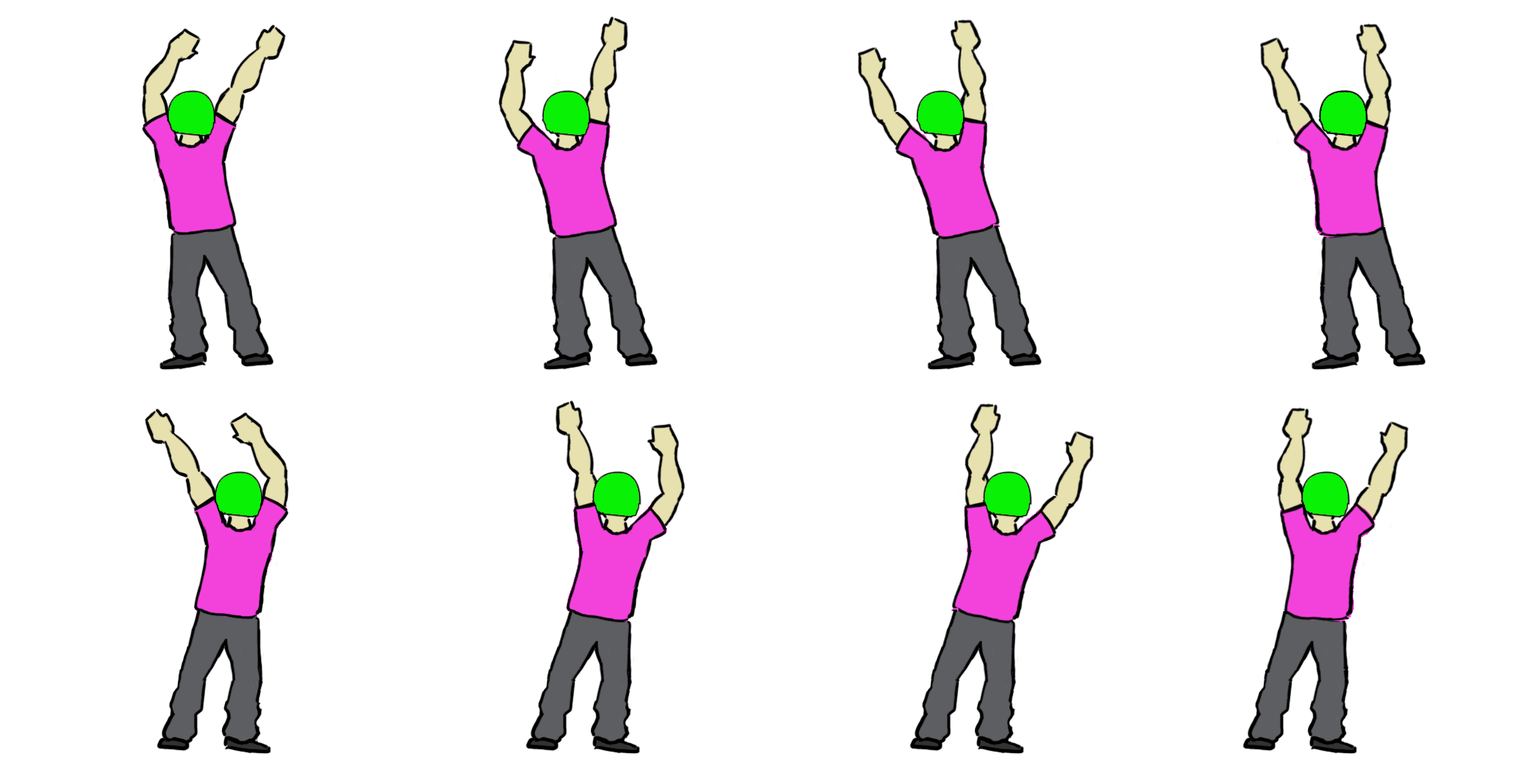
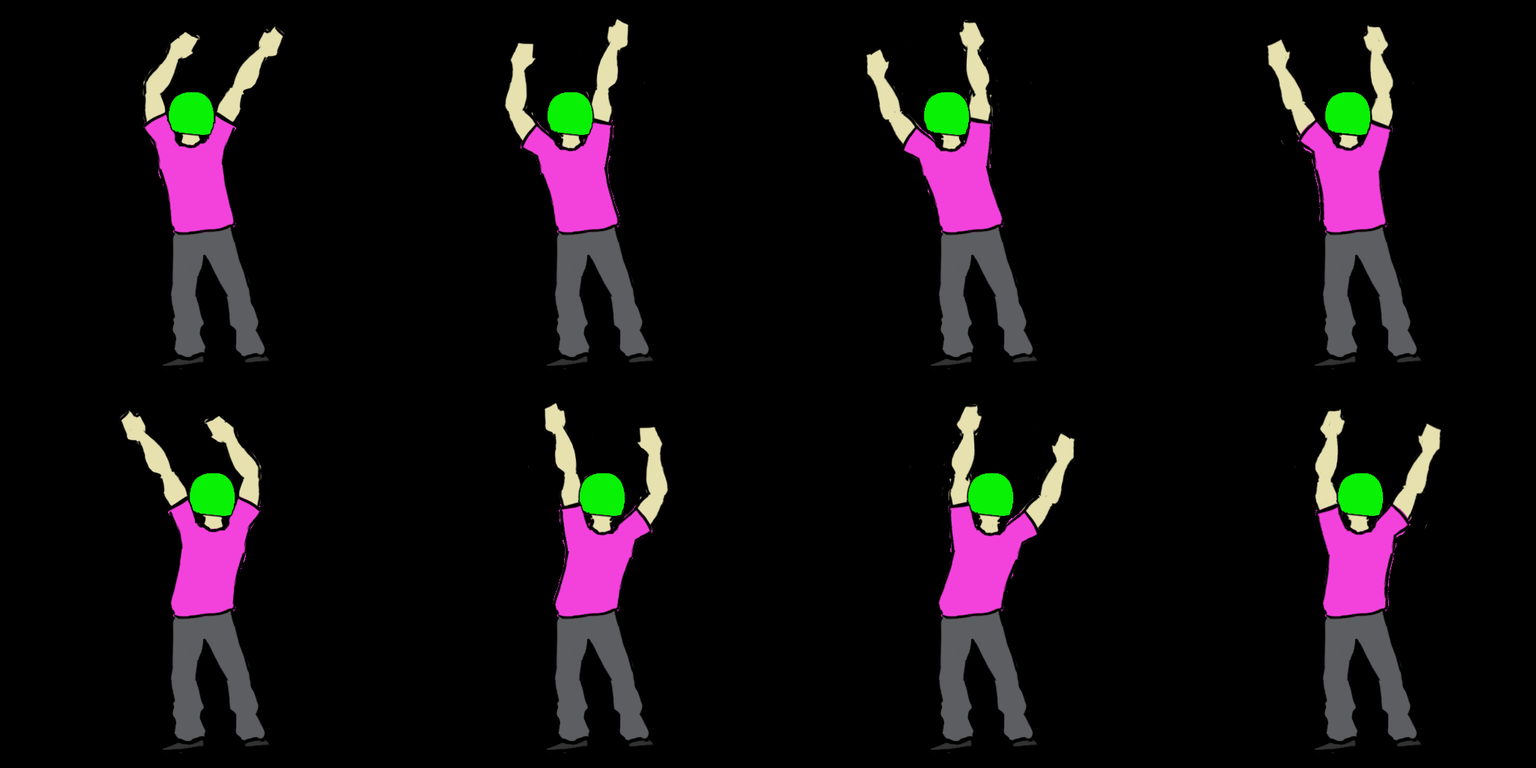
Layer changes from the first 1536 x 768 image to the second:
renamed "Calque 1 copie 5" to "Calque 1 copie 15", painted on it over (117, 15, 1445, 755)
removed layer "Calque 1 copie 4" over (1318, 89, 1369, 139)
removed layer "Calque 1 copie 3" over (915, 89, 966, 139)
removed layer "Calque 1 copie 2" over (541, 89, 592, 139)
removed layer "Calque 1 copie 9" over (1300, 470, 1351, 520)
removed layer "Calque 1 copie 8" over (982, 470, 1033, 520)
removed layer "Calque 1 copie 7" over (591, 470, 642, 520)
removed layer "Calque 1 copie 6" over (213, 470, 264, 520)
removed layer "Calque 1 copie" over (166, 89, 217, 139)
hid group "Sprite 8" (2 layers) over (1241, 406, 1410, 755)
hid group "Sprite 7" (2 layers) over (908, 402, 1095, 755)
hid group "Sprite 6" (2 layers) over (524, 399, 686, 755)
hid group "Sprite 5" (2 layers) over (143, 407, 290, 755)
hid group "Sprite 4" (2 layers) over (1259, 22, 1427, 371)
hid group "Sprite 3" (2 layers) over (857, 18, 1043, 371)
hid group "Sprite 2" (2 layers) over (497, 15, 659, 371)
hid group "Sprite 1" (2 layers) over (140, 23, 287, 371)
showed "Layer 0" over (0, 0, 1536, 768)
hid "Layer 1" over (0, 0, 1536, 768)
